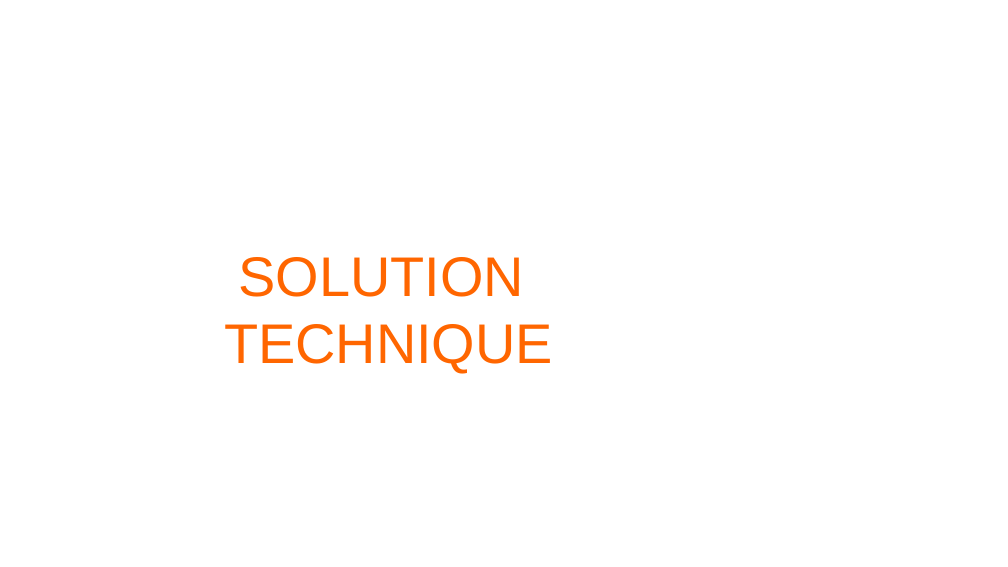
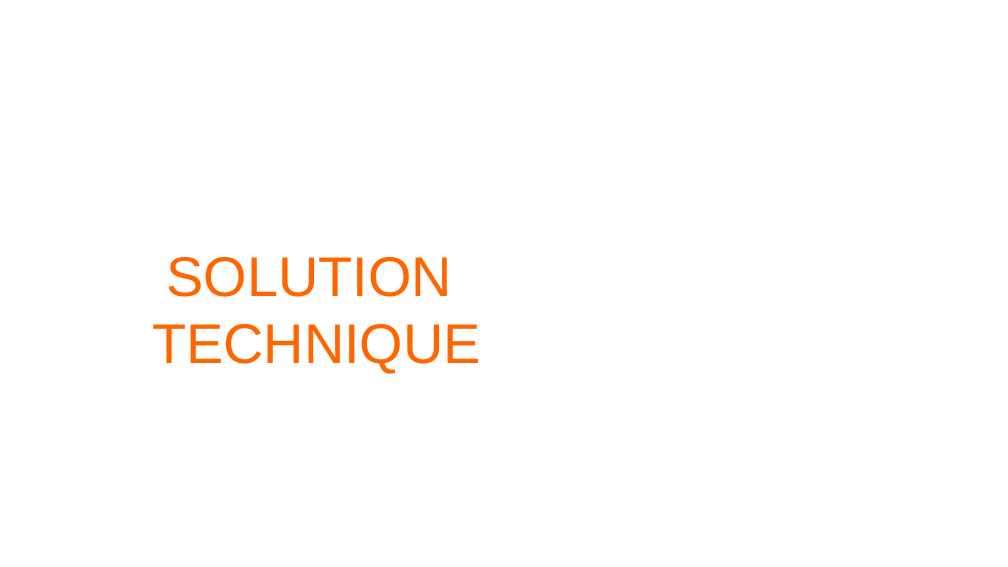
Before and after one commit to JonathanDLR/oc-pizza, a slide deck: slide 6 of Spec.odp (slide 7 before the commit). Drawn at 1008x567 pixels with LibreOffice and Linux fonts; fonts in the diff are those of the drawing; background and template pictures are left out. Boxes give left, top, right and bottom in pixels: in the first picture for what was removed or moved away, otherwise in the second. Text is boxed around its words. In the diff, an @@ line names an element or a change of style, - is before the commit and + after.

```diff
--- a/Spec.odp
+++ b/Spec.odp
@@ title "SOLUTION TECHNIQUE": place and size @@
-title "SOLUTION TECHNIQUE" at <box>224,257,553,373</box>
+title "SOLUTION TECHNIQUE" at <box>152,257,481,373</box>
```
Also in this commit, not shown: 4 slides added, 5 slides removed.
